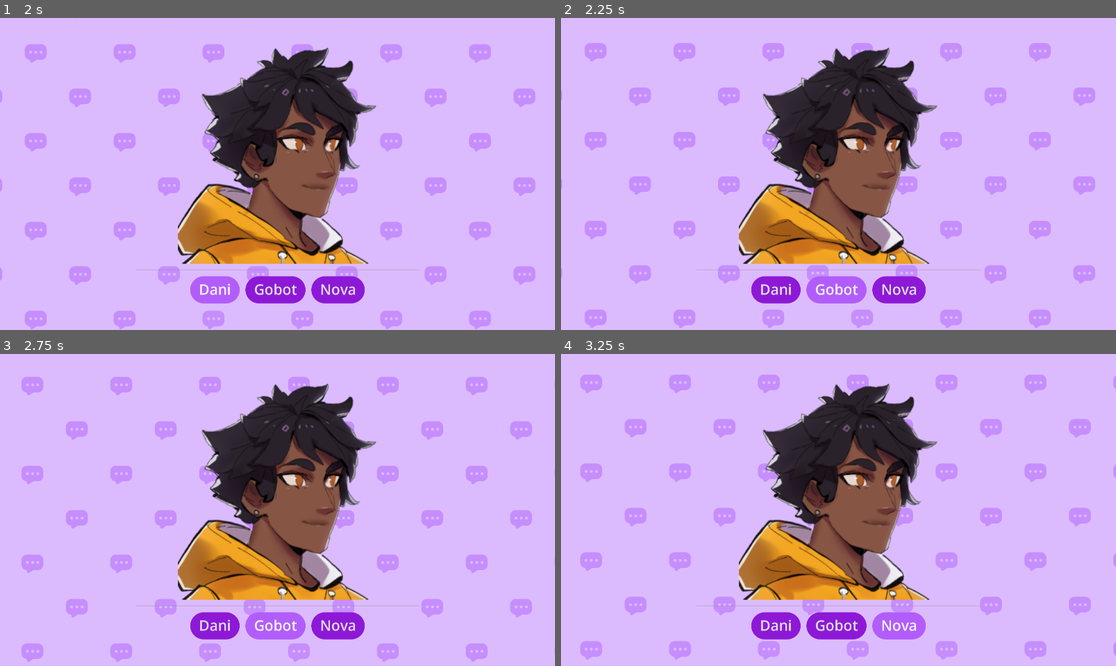
Above: before the commit, frames 1-4 (two rows, left to right).
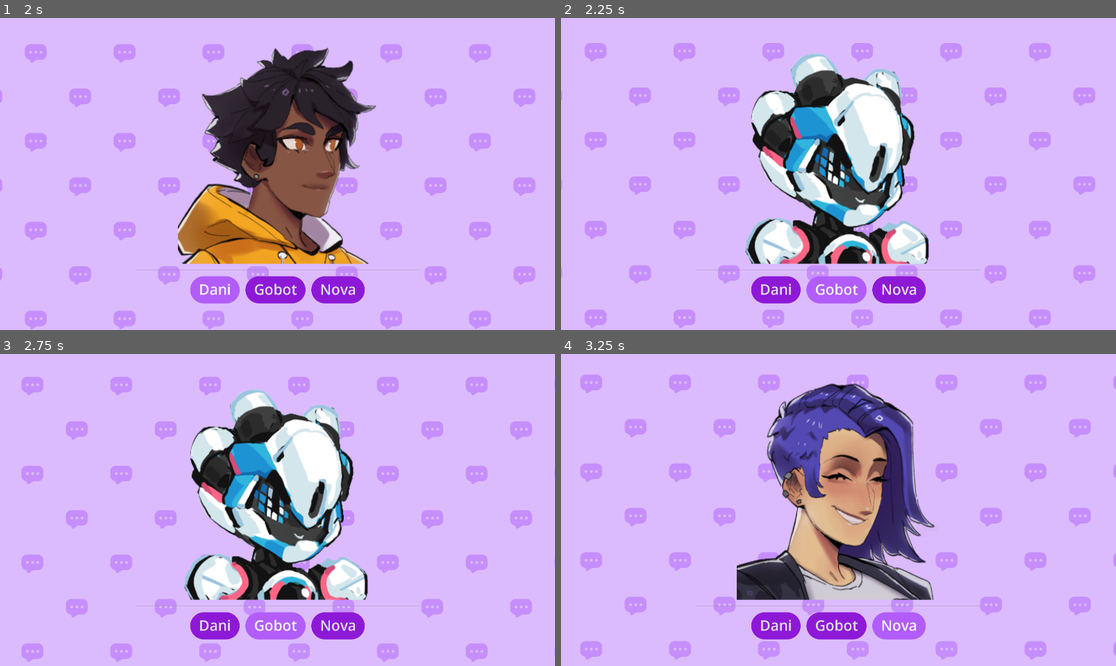
Above: after the commit, the same moments.

Repository: jonathanngkh/gdquest-jon
Game: Godot game, scene res://practices/L8.P1.pick_your_character/pick_your_character.tscn
Same seed, same stepped clock (60 frames per second), same inputs: the game is played once before the commit and once after it. The project has no main scene, so this scene is started directly.
Inputs (mouse positions are in pixels of both pictures, inside the frame that each line leads up to):
- Up to frame 1 (2 s): tap Enter at 0.5 s; move the mouse to (399, 158) at 0.52 s; press the mouse at (399, 158) at 0.53 s; hold D (move_right) 0.53-1.25 s; tap Space at 0.77 s; release the mouse at (399, 158) at 1.25 s; click "Dani" at 1.25 s
- Up to frame 2 (2.25 s): click "Gobot" at 2 s
- Up to frame 3 (2.75 s): no input
- Up to frame 4 (3.25 s): click "Nova" at 2.75 s

Frame 1 is identical in both runs. In frame 2, 17% of the frame differs, in the area x 32-68%, y 9-79%; in frame 3, 17%; in frame 4, 18%, in the area x 31-68%, y 9-79%.

Commit message:
manual expression changing and character changing buttons, setup in ready function using lambdas to reduce indirection

Diff:
--- a/M07.telling_a_story_workbook/lessons/expressions.gd
+++ b/M07.telling_a_story_workbook/lessons/expressions.gd
@@ -27,33 +27,45 @@
 func _ready() -> void:
 	body.texture = characters["pink"]
 	expression.texture = expressions["happy"]
-	button_pink.pressed.connect(_on_button_pink_pressed)
-	button_sofia.pressed.connect(_on_button_sofia_pressed)
-	button_happy.pressed.connect(_on_button_happy_pressed)
-	button_angry.pressed.connect(_on_button_angry_pressed)
-	button_sad.pressed.connect(_on_button_sad_pressed)
-	button_regular.pressed.connect(_on_button_regular_pressed)
+	button_pink.pressed.connect(func() -> void:
+		body.texture = characters["pink"])
+	button_sofia.pressed.connect(func() -> void:
+		body.texture = characters["sofia"])
+	button_happy.pressed.connect(func() -> void:
+		expression.texture = expressions["happy"])
+	button_angry.pressed.connect(func() -> void:
+		expression.texture = expressions["angry"])
+	button_sad.pressed.connect(func() -> void:
+		expression.texture = expressions["sad"])
+	button_regular.pressed.connect(func() -> void:
+		expression.texture = expressions["regular"])
+	#button_pink.pressed.connect(_on_button_pink_pressed)
+	#button_sofia.pressed.connect(_on_button_sofia_pressed)
+	#button_happy.pressed.connect(_on_button_happy_pressed)
+	#button_angry.pressed.connect(_on_button_angry_pressed)
+	#button_sad.pressed.connect(_on_button_sad_pressed)
+	#button_regular.pressed.connect(_on_button_regular_pressed)
 
 
-func _on_button_pink_pressed() -> void:
-	body.texture = characters["pink"]
-
-
-func _on_button_sofia_pressed() -> void:
-	body.texture = characters["sofia"]
-
-
-func _on_button_happy_pressed() -> void:
-	expression.texture = expressions["happy"]
-
-
-func _on_button_sad_pressed() -> void:
-	expression.texture = expressions["sad"]
-
-
-func _on_button_regular_pressed() -> void:
-	expression.texture = expressions["regular"]
-
-
-func _on_button_angry_pressed() -> void:
-	expression.texture = expressions["angry"]
+#func _on_button_pink_pressed() -> void:
+	#body.texture = characters["pink"]
+#
+#
+#func _on_button_sofia_pressed() -> void:
+	#body.texture = characters["sofia"]
+#
+#
+#func _on_button_happy_pressed() -> void:
+	#expression.texture = expressions["happy"]
+#
+#
+#func _on_button_sad_pressed() -> void:
+	#expression.texture = expressions["sad"]
+#
+#
+#func _on_button_regular_pressed() -> void:
+	#expression.texture = expressions["regular"]
+#
+#
+#func _on_button_angry_pressed() -> void:
+	#expression.texture = expressions["angry"]
--- a/M07.telling_a_story_workbook/practices/L8.P1.pick_your_character/pick_your_character.gd
+++ b/M07.telling_a_story_workbook/practices/L8.P1.pick_your_character/pick_your_character.gd
@@ -17,4 +17,12 @@
 		func() -> void:
 			texture_rect.texture = character_choices["dani"]
 	)
+	button_gobot.pressed.connect(
+		func() -> void:
+			texture_rect.texture = character_choices["gobot"]
+	)
+	button_nova.pressed.connect(
+		func() -> void:
+			texture_rect.texture = character_choices["nova"]
+	)
 	# make the gobot and sophia buttons work below
--- a/M07.telling_a_story_workbook/practices/L8.P1.pick_your_character/pick_your_character.tscn
+++ b/M07.telling_a_story_workbook/practices/L8.P1.pick_your_character/pick_your_character.tscn
@@ -1,11 +1,12 @@
-[gd_scene load_steps=4 format=3]
+[gd_scene load_steps=4 format=3 uid="uid://bokg8thimbmmm"]
 
-[ext_resource type="Material" path="res://practices/L8.P1.pick_your_character/assets/practice_background_material.tres" id="1_1l3qk"]
-[ext_resource type="Theme" path="res://practices/L8.P1.pick_your_character/assets/practice_exercises_theme.tres" id="2_qhkc3"]
+[ext_resource type="Material" uid="uid://bowg6rfuo73kb" path="res://practices/L8.P1.pick_your_character/assets/practice_background_material.tres" id="1_1l3qk"]
+[ext_resource type="Theme" uid="uid://cfwqt5h4pl0p5" path="res://practices/L8.P1.pick_your_character/assets/practice_exercises_theme.tres" id="2_qhkc3"]
 [ext_resource type="Script" path="res://practices/L8.P1.pick_your_character/pick_your_character.gd" id="3_r1ivh"]
 
 [node name="PickYourPlayer" type="ColorRect"]
 material = ExtResource("1_1l3qk")
+anchors_preset = 15
 anchor_right = 1.0
 anchor_bottom = 1.0
 grow_horizontal = 2
